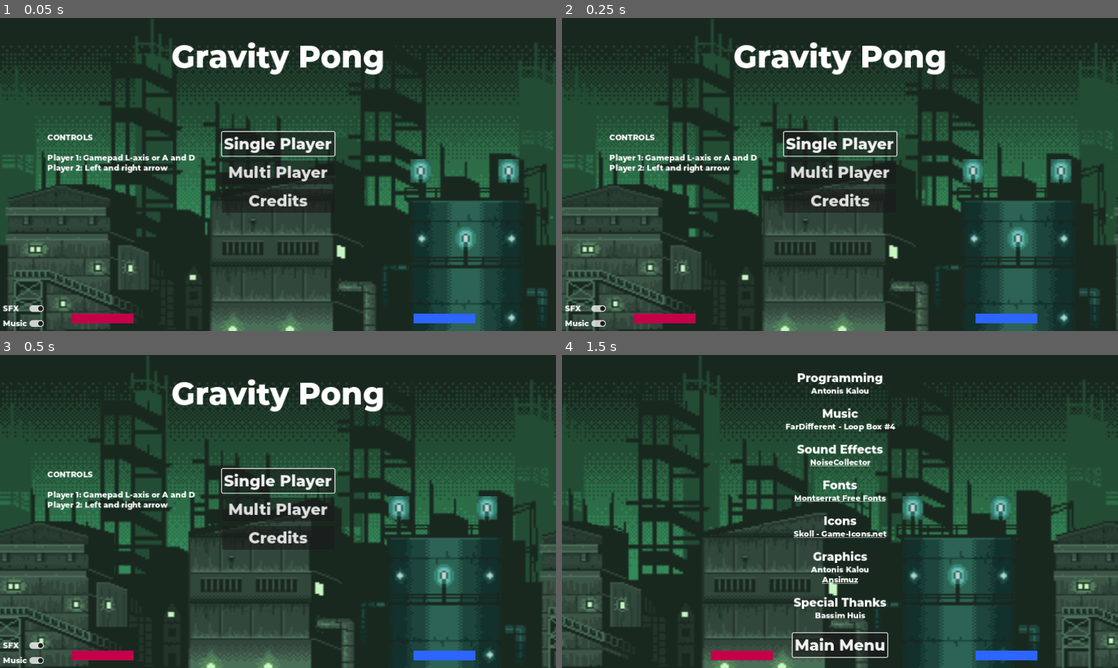
Above: before the commit, frames 1-4 (two rows, left to right).
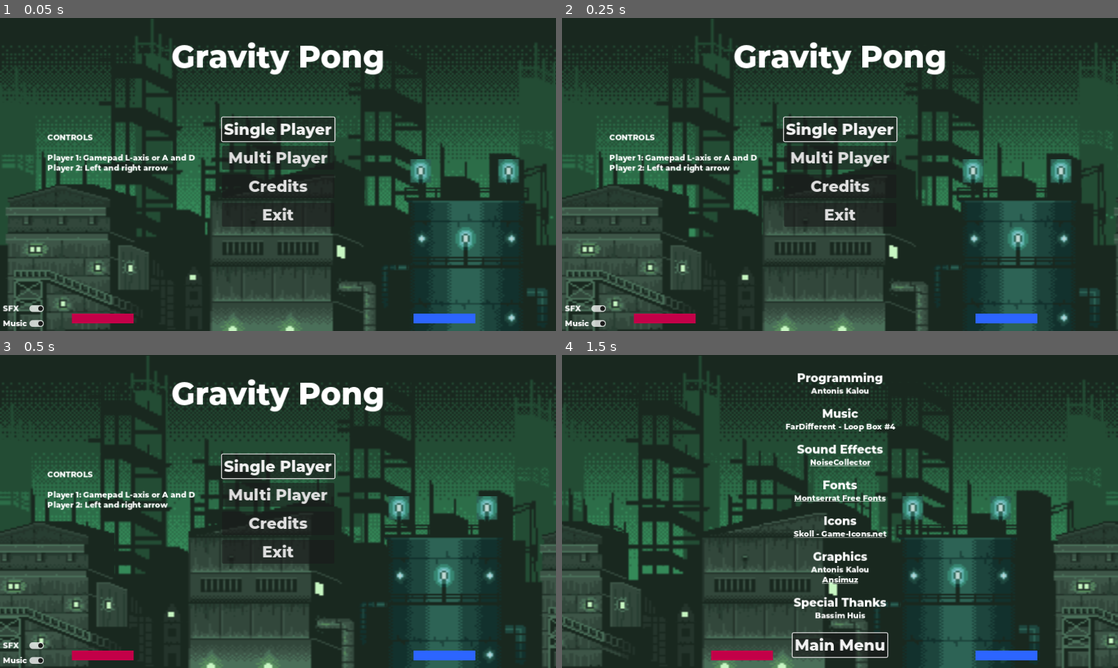
Above: after the commit, the same moments.

Repository: antoniskalou/GravityPong
Game: Godot game, scene res://src/main.tscn
Two runs of this game, one before a commit and one after it. Both use one fixed random seed, a clock stepped at 60 frames per second and the inputs below.
Inputs:
- Up to frame 1 (0.05 s): no input
- Up to frame 2 (0.25 s): no input
- Up to frame 3 (0.5 s): no input
- Up to frame 4 (1.5 s): click "Credits" at 0.5 s; hold D (move_right) from 1.28 s (still down); tap Left (move_left_2) at 1.35 s

The runs differ from the first frame. In frame 1, 3.9% of the frame differs, in the area x 39-61%, y 31-67%; in frame 2, 3.8%; in frame 3, 3.7%; in frame 4, nothing differs.

Commit message:
Add exit button

Diff:
--- a/src/hud.gd
+++ b/src/hud.gd
@@ -74,14 +74,18 @@
 	start_multi_player.emit()
 
 
+func _on_credits_pressed() -> void:
+	credits()
+
+
+func _on_exit_pressed() -> void:
+	get_tree().quit()
+
+
 func _on_main_menu_pressed() -> void:
 	# for now its fine to return to main menu, the game state will remain valid
 	# and when Single/Multi Player is clicked, the game state will be reset
 	main_menu()
-
-
-func _on_credits_pressed() -> void:
-	credits()
 
 
 func _on_credits_main_menu_pressed() -> void:
--- a/src/hud.tscn
+++ b/src/hud.tscn
@@ -115,6 +115,12 @@
 theme = ExtResource("2_dbnox")
 theme_override_font_sizes/font_size = 32
 text = "Credits"
+
+[node name="Exit" type="Button" parent="MainMenu/Options"]
+layout_mode = 2
+theme = ExtResource("2_dbnox")
+theme_override_font_sizes/font_size = 32
+text = "Exit"
 
 [node name="MusicToggle" type="CheckButton" parent="MainMenu"]
 anchors_preset = 2
@@ -262,6 +268,7 @@
 [connection signal="pressed" from="MainMenu/Options/SinglePlayer" to="." method="_on_single_player_pressed"]
 [connection signal="pressed" from="MainMenu/Options/MultiPlayer" to="." method="_on_multi_player_pressed"]
 [connection signal="pressed" from="MainMenu/Options/Credits" to="." method="_on_credits_pressed"]
+[connection signal="pressed" from="MainMenu/Options/Exit" to="." method="_on_exit_pressed"]
 [connection signal="toggled" from="MainMenu/MusicToggle" to="." method="_on_music_toggled"]
 [connection signal="toggled" from="MainMenu/SFXToggle" to="." method="_on_sfx_toggled"]
 [connection signal="pressed" from="GameOver/Options/PlayAgain" to="." method="_on_play_again_pressed"]
